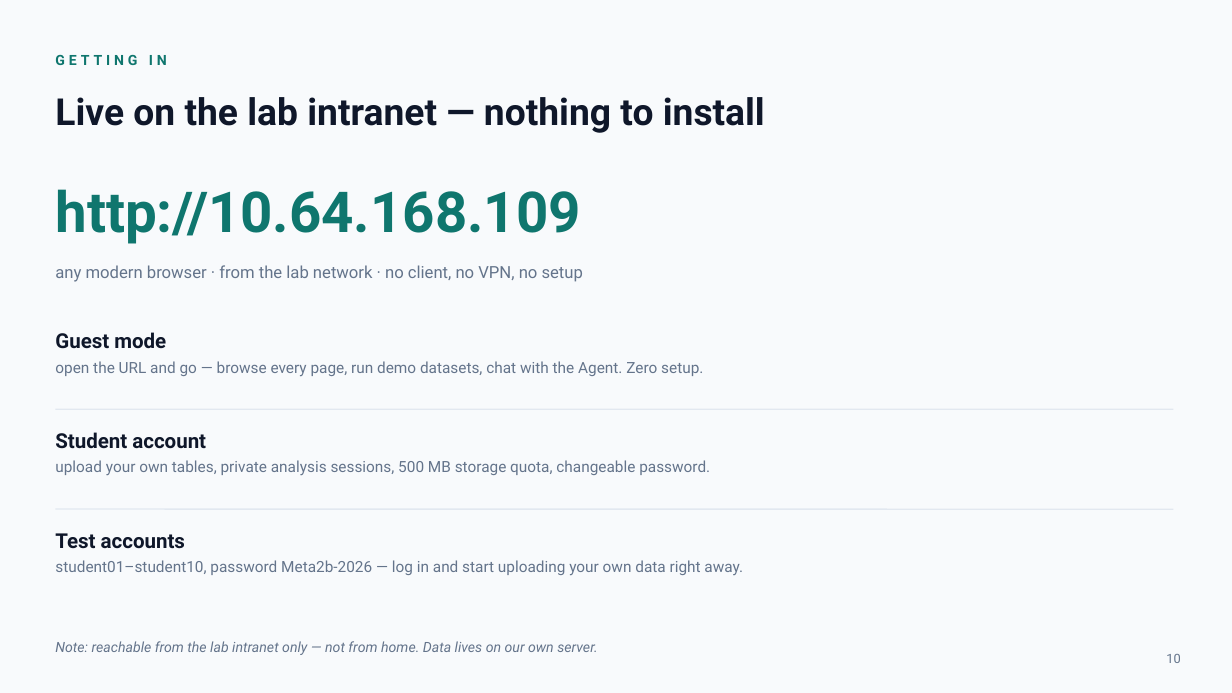
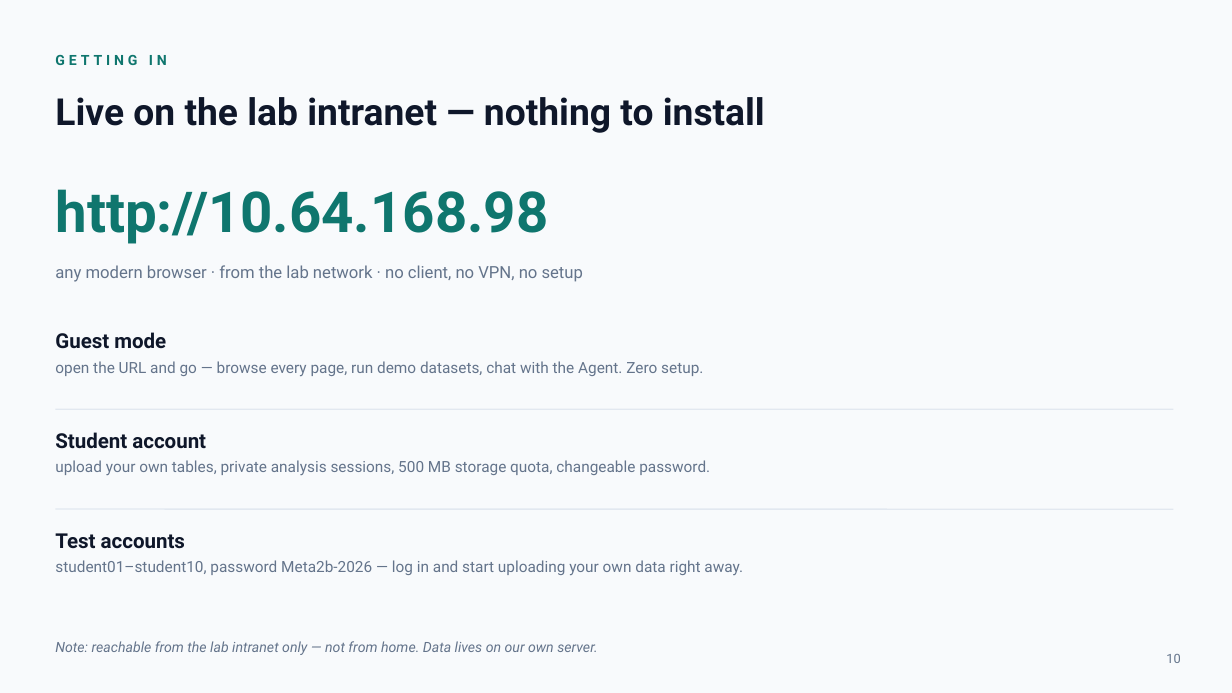
Before and after one commit to HuangShiLab/Meta2bAnalyst, a slide deck: slide 10 of docs/Meta2bAnalyst_group-meeting.pptx. Drawn at 1232x693 pixels with LibreOffice and Linux fonts; fonts in the diff are those of the drawing. Boxes give left, top, right and bottom in pixels: in the first picture for what was removed or moved away, otherwise in the second. Text is boxed around its words. In the diff, an @@ line names an element or a change of style, - is before the commit and + after.

```diff
--- a/docs/Meta2bAnalyst_group-meeting.pptx
+++ b/docs/Meta2bAnalyst_group-meeting.pptx
@@ text at [55,189,548,244]: text changed @@
-http://10.64.168.109
+http://10.64.168.98
```
Also in this commit, not shown: 2 other slides changed, 2 other files.
